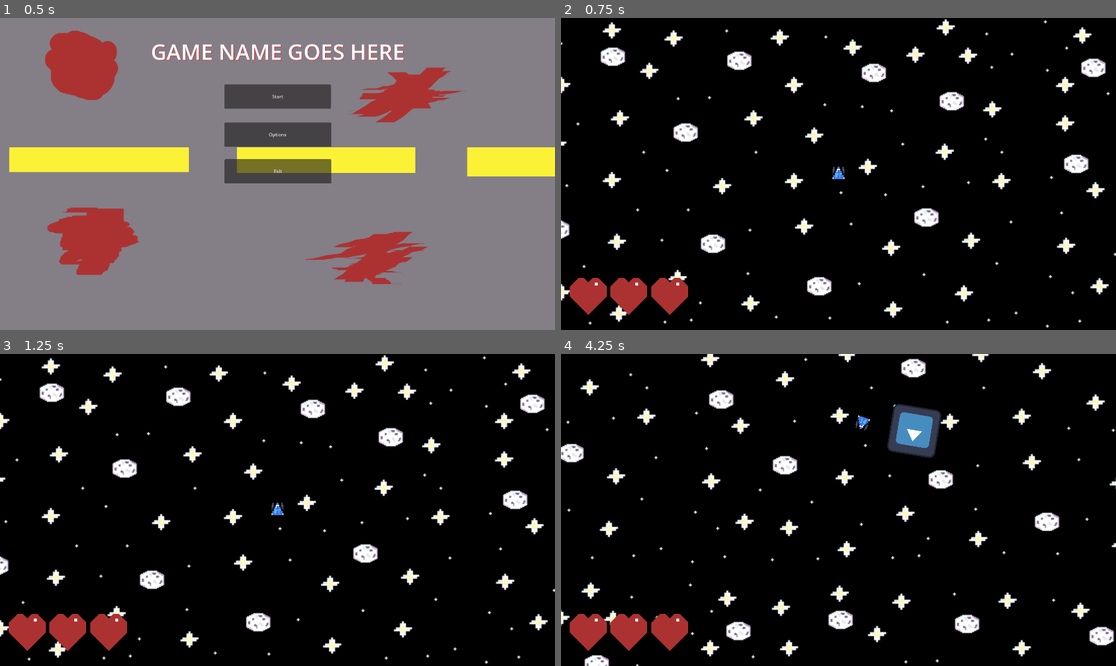
Above: before the commit, frames 1-4 (two rows, left to right).
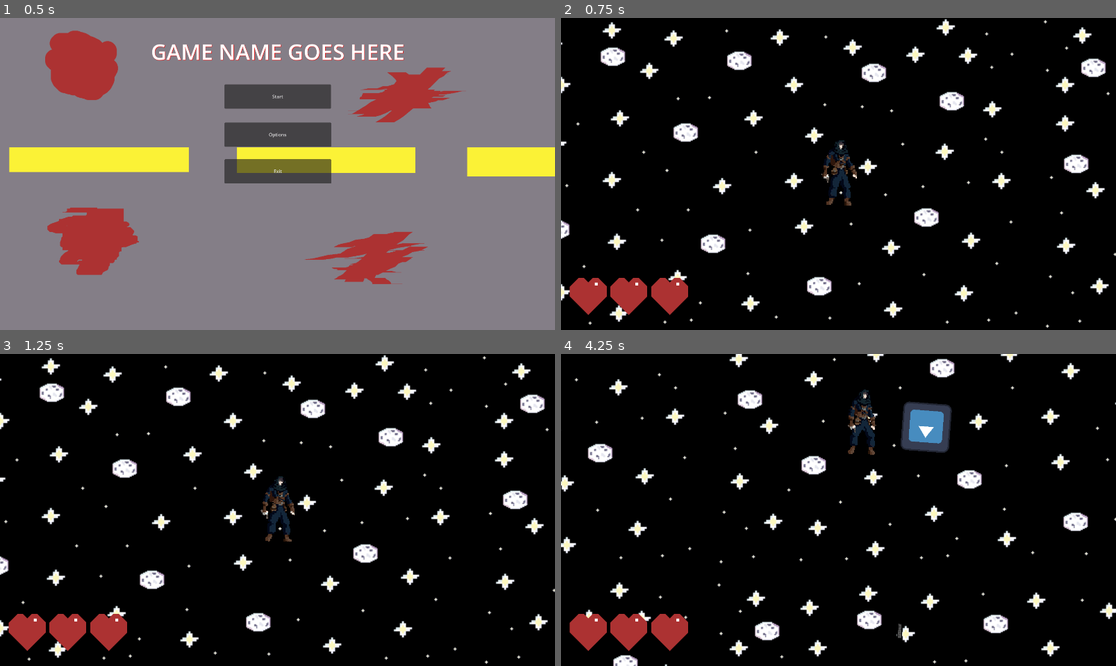
Above: after the commit, the same moments.

Repository: WhosCloak/Necroarcade-Magic-Lead
Game: Godot game, scene res://scenes/mainmenu.tscn
Same seed, same stepped clock (60 frames per second), same inputs: the game is played once before the commit and once after it. The engine's default icon, where the game draws it, is replaced by a stand-in: a white triangle on a blue panel in a dark square.
Inputs (mouse positions are in pixels of both pictures, inside the frame that each line leads up to):
- Up to frame 1 (0.5 s): no input
- Up to frame 2 (0.75 s): click "Start" at 0.5 s
- Up to frame 3 (1.25 s): no input
- Up to frame 4 (4.25 s): move the mouse to (960, 494) at 1.27 s; hold D (right) 1.28-2.03 s; click (960, 494) at 1.35 s; move the mouse to (727, 525) at 2.02 s; hold S (down) 2.03-2.78 s; click (727, 525) at 2.1 s; move the mouse to (894, 441) at 2.77 s; hold D (right) 2.78-3.53 s; click (894, 441) at 2.85 s; move the mouse to (810, 572) at 3.52 s; hold W (up) from 3.53 s (still down); click (810, 572) at 3.6 s

Frame 1 is identical in both runs. In frame 2, 0.5% of the frame differs, in the area x 46-54%, y 39-61%; in frame 3, 0.5%; in frame 4, 13%, in the area x 0-100%, y 0-100%.

Commit message:
Add animated player sprite and update collisions
Replaced player static sprite with AnimatedSprite2D using Survivor_0_Idle animation frames. Updated player collision shape to CapsuleShape2D. Set collision_layer and collision_mask to 3 for player, laser, and enemy scenes. Commented out player look_at mouse code. Added new sprite assets for idle and walk animations.

Diff:
--- a/scenes/Laser.tscn
+++ b/scenes/Laser.tscn
@@ -7,6 +7,8 @@
 size = Vector2(16, 7)
 
 [node name="laser" type="RigidBody2D"]
+collision_layer = 3
+collision_mask = 3
 gravity_scale = 0.0
 contact_monitor = true
 max_contacts_reported = 1
--- a/scenes/enemy1.tscn
+++ b/scenes/enemy1.tscn
@@ -11,6 +11,8 @@
 
 [node name="enemy1" type="CharacterBody2D" groups=["enemy"]]
 scale = Vector2(1.5, 1.5)
+collision_layer = 3
+collision_mask = 3
 script = ExtResource("1_nb0t0")
 
 [node name="CollisionShape2D" type="CollisionShape2D" parent="."]
--- a/scenes/enemy2.tscn
+++ b/scenes/enemy2.tscn
@@ -11,6 +11,8 @@
 
 [node name="enemy2" type="CharacterBody2D" groups=["enemy"]]
 scale = Vector2(2, 2)
+collision_layer = 3
+collision_mask = 3
 script = ExtResource("1_3neu4")
 
 [node name="CollisionShape2D" type="CollisionShape2D" parent="."]
--- a/scenes/enemy3.tscn
+++ b/scenes/enemy3.tscn
@@ -11,6 +11,8 @@
 
 [node name="enemy3" type="CharacterBody2D" groups=["enemy"]]
 scale = Vector2(1.5, 1.5)
+collision_layer = 3
+collision_mask = 3
 script = ExtResource("1_qupug")
 
 [node name="CollisionShape2D" type="CollisionShape2D" parent="."]
--- a/scenes/player.tscn
+++ b/scenes/player.tscn
@@ -1,21 +1,452 @@
-[gd_scene load_steps=5 format=3 uid="uid://cp3kf82ssstnc"]
-
-[ext_resource type="Texture2D" uid="uid://bh11pa8di203y" path="res://sprites/player.png" id="1_3vyb7"]
+[gd_scene load_steps=66 format=3 uid="uid://cp3kf82ssstnc"]
+
 [ext_resource type="Script" uid="uid://ddkaihgteyl1s" path="res://scripts/player.gd" id="1_g2els"]
+[ext_resource type="Texture2D" uid="uid://mdafn32lc887" path="res://sprites/Survivor_0_Idle.png" id="2_qhqgy"]
 [ext_resource type="Texture2D" uid="uid://ceaewweu3se1f" path="res://sprites/Heart.png" id="3_qhqgy"]
 
-[sub_resource type="CircleShape2D" id="CircleShape2D_qhqgy"]
+[sub_resource type="CapsuleShape2D" id="CapsuleShape2D_dqkch"]
+radius = 17.0
+height = 76.0
+
+[sub_resource type="AtlasTexture" id="AtlasTexture_qlg0r"]
+atlas = ExtResource("2_qhqgy")
+region = Rect2(0, 0, 256, 256)
+
+[sub_resource type="AtlasTexture" id="AtlasTexture_tuyoq"]
+atlas = ExtResource("2_qhqgy")
+region = Rect2(256, 0, 256, 256)
+
+[sub_resource type="AtlasTexture" id="AtlasTexture_fjrip"]
+atlas = ExtResource("2_qhqgy")
+region = Rect2(512, 0, 256, 256)
+
+[sub_resource type="AtlasTexture" id="AtlasTexture_smehm"]
+atlas = ExtResource("2_qhqgy")
+region = Rect2(768, 0, 256, 256)
+
+[sub_resource type="AtlasTexture" id="AtlasTexture_ur7pv"]
+atlas = ExtResource("2_qhqgy")
+region = Rect2(1024, 0, 256, 256)
+
+[sub_resource type="AtlasTexture" id="AtlasTexture_y4r1p"]
+atlas = ExtResource("2_qhqgy")
+region = Rect2(1280, 0, 256, 256)
+
+[sub_resource type="AtlasTexture" id="AtlasTexture_d2wvv"]
+atlas = ExtResource("2_qhqgy")
+region = Rect2(1536, 0, 256, 256)
+
+[sub_resource type="AtlasTexture" id="AtlasTexture_3v2ag"]
+atlas = ExtResource("2_qhqgy")
+region = Rect2(1792, 0, 256, 256)
+
+[sub_resource type="AtlasTexture" id="AtlasTexture_jej6c"]
+atlas = ExtResource("2_qhqgy")
+region = Rect2(0, 256, 256, 256)
+
+[sub_resource type="AtlasTexture" id="AtlasTexture_f1ej7"]
+atlas = ExtResource("2_qhqgy")
+region = Rect2(256, 256, 256, 256)
+
+[sub_resource type="AtlasTexture" id="AtlasTexture_oprun"]
+atlas = ExtResource("2_qhqgy")
+region = Rect2(512, 256, 256, 256)
+
+[sub_resource type="AtlasTexture" id="AtlasTexture_a8ls1"]
+atlas = ExtResource("2_qhqgy")
+region = Rect2(768, 256, 256, 256)
+
+[sub_resource type="AtlasTexture" id="AtlasTexture_qfm1y"]
+atlas = ExtResource("2_qhqgy")
+region = Rect2(1024, 256, 256, 256)
+
+[sub_resource type="AtlasTexture" id="AtlasTexture_fulsm"]
+atlas = ExtResource("2_qhqgy")
+region = Rect2(1280, 256, 256, 256)
+
+[sub_resource type="AtlasTexture" id="AtlasTexture_4r5pv"]
+atlas = ExtResource("2_qhqgy")
+region = Rect2(1536, 256, 256, 256)
+
+[sub_resource type="AtlasTexture" id="AtlasTexture_60mlk"]
+atlas = ExtResource("2_qhqgy")
+region = Rect2(1792, 256, 256, 256)
+
+[sub_resource type="AtlasTexture" id="AtlasTexture_i4ail"]
+atlas = ExtResource("2_qhqgy")
+region = Rect2(0, 512, 256, 256)
+
+[sub_resource type="AtlasTexture" id="AtlasTexture_a38lo"]
+atlas = ExtResource("2_qhqgy")
+region = Rect2(256, 512, 256, 256)
+
+[sub_resource type="AtlasTexture" id="AtlasTexture_4ni07"]
+atlas = ExtResource("2_qhqgy")
+region = Rect2(512, 512, 256, 256)
+
+[sub_resource type="AtlasTexture" id="AtlasTexture_l71n6"]
+atlas = ExtResource("2_qhqgy")
+region = Rect2(768, 512, 256, 256)
+
+[sub_resource type="AtlasTexture" id="AtlasTexture_ke2ow"]
+atlas = ExtResource("2_qhqgy")
+region = Rect2(1024, 512, 256, 256)
+
+[sub_resource type="AtlasTexture" id="AtlasTexture_ujl30"]
+atlas = ExtResource("2_qhqgy")
+region = Rect2(1280, 512, 256, 256)
+
+[sub_resource type="AtlasTexture" id="AtlasTexture_31cv2"]
+atlas = ExtResource("2_qhqgy")
+region = Rect2(1536, 512, 256, 256)
+
+[sub_resource type="AtlasTexture" id="AtlasTexture_pf23h"]
+atlas = ExtResource("2_qhqgy")
+region = Rect2(1792, 512, 256, 256)
+
+[sub_resource type="AtlasTexture" id="AtlasTexture_dt7fs"]
+atlas = ExtResource("2_qhqgy")
+region = Rect2(0, 768, 256, 256)
+
+[sub_resource type="AtlasTexture" id="AtlasTexture_wqfne"]
+atlas = ExtResource("2_qhqgy")
+region = Rect2(256, 768, 256, 256)
+
+[sub_resource type="AtlasTexture" id="AtlasTexture_wnwbv"]
+atlas = ExtResource("2_qhqgy")
+region = Rect2(512, 768, 256, 256)
+
+[sub_resource type="AtlasTexture" id="AtlasTexture_gl8cc"]
+atlas = ExtResource("2_qhqgy")
+region = Rect2(768, 768, 256, 256)
+
+[sub_resource type="AtlasTexture" id="AtlasTexture_487ah"]
+atlas = ExtResource("2_qhqgy")
+region = Rect2(1024, 768, 256, 256)
+
+[sub_resource type="AtlasTexture" id="AtlasTexture_md1ol"]
+atlas = ExtResource("2_qhqgy")
+region = Rect2(1280, 768, 256, 256)
+
+[sub_resource type="AtlasTexture" id="AtlasTexture_bj30b"]
+atlas = ExtResource("2_qhqgy")
+region = Rect2(1536, 768, 256, 256)
+
+[sub_resource type="AtlasTexture" id="AtlasTexture_jc3p3"]
+atlas = ExtResource("2_qhqgy")
+region = Rect2(1792, 768, 256, 256)
+
+[sub_resource type="AtlasTexture" id="AtlasTexture_hax0n"]
+atlas = ExtResource("2_qhqgy")
+region = Rect2(0, 1024, 256, 256)
+
+[sub_resource type="AtlasTexture" id="AtlasTexture_t4otl"]
+atlas = ExtResource("2_qhqgy")
+region = Rect2(256, 1024, 256, 256)
+
+[sub_resource type="AtlasTexture" id="AtlasTexture_j2b1d"]
+atlas = ExtResource("2_qhqgy")
+region = Rect2(512, 1024, 256, 256)
+
+[sub_resource type="AtlasTexture" id="AtlasTexture_cs1tg"]
+atlas = ExtResource("2_qhqgy")
+region = Rect2(768, 1024, 256, 256)
+
+[sub_resource type="AtlasTexture" id="AtlasTexture_2dvfe"]
+atlas = ExtResource("2_qhqgy")
+region = Rect2(1024, 1024, 256, 256)
+
+[sub_resource type="AtlasTexture" id="AtlasTexture_giy8y"]
+atlas = ExtResource("2_qhqgy")
+region = Rect2(1280, 1024, 256, 256)
+
+[sub_resource type="AtlasTexture" id="AtlasTexture_fdfoy"]
+atlas = ExtResource("2_qhqgy")
+region = Rect2(1536, 1024, 256, 256)
+
+[sub_resource type="AtlasTexture" id="AtlasTexture_hhpqf"]
+atlas = ExtResource("2_qhqgy")
+region = Rect2(1792, 1024, 256, 256)
+
+[sub_resource type="AtlasTexture" id="AtlasTexture_g5jhy"]
+atlas = ExtResource("2_qhqgy")
+region = Rect2(0, 1280, 256, 256)
+
+[sub_resource type="AtlasTexture" id="AtlasTexture_holxr"]
+atlas = ExtResource("2_qhqgy")
+region = Rect2(256, 1280, 256, 256)
+
+[sub_resource type="AtlasTexture" id="AtlasTexture_mx1m4"]
+atlas = ExtResource("2_qhqgy")
+region = Rect2(512, 1280, 256, 256)
+
+[sub_resource type="AtlasTexture" id="AtlasTexture_4gjji"]
+atlas = ExtResource("2_qhqgy")
+region = Rect2(768, 1280, 256, 256)
+
+[sub_resource type="AtlasTexture" id="AtlasTexture_u2ulf"]
+atlas = ExtResource("2_qhqgy")
+region = Rect2(1024, 1280, 256, 256)
+
+[sub_resource type="AtlasTexture" id="AtlasTexture_6e8lb"]
+atlas = ExtResource("2_qhqgy")
+region = Rect2(1280, 1280, 256, 256)
+
+[sub_resource type="AtlasTexture" id="AtlasTexture_2gdjj"]
+atlas = ExtResource("2_qhqgy")
+region = Rect2(1536, 1280, 256, 256)
+
+[sub_resource type="AtlasTexture" id="AtlasTexture_sc3ue"]
+atlas = ExtResource("2_qhqgy")
+region = Rect2(1792, 1280, 256, 256)
+
+[sub_resource type="AtlasTexture" id="AtlasTexture_lxlsd"]
+atlas = ExtResource("2_qhqgy")
+region = Rect2(0, 1536, 256, 256)
+
+[sub_resource type="AtlasTexture" id="AtlasTexture_ha2mi"]
+atlas = ExtResource("2_qhqgy")
+region = Rect2(256, 1536, 256, 256)
+
+[sub_resource type="AtlasTexture" id="AtlasTexture_apa73"]
+atlas = ExtResource("2_qhqgy")
+region = Rect2(512, 1536, 256, 256)
+
+[sub_resource type="AtlasTexture" id="AtlasTexture_74r1k"]
+atlas = ExtResource("2_qhqgy")
+region = Rect2(768, 1536, 256, 256)
+
+[sub_resource type="AtlasTexture" id="AtlasTexture_8svfe"]
+atlas = ExtResource("2_qhqgy")
+region = Rect2(1024, 1536, 256, 256)
+
+[sub_resource type="AtlasTexture" id="AtlasTexture_2a3c5"]
+atlas = ExtResource("2_qhqgy")
+region = Rect2(1280, 1536, 256, 256)
+
+[sub_resource type="AtlasTexture" id="AtlasTexture_42b1b"]
+atlas = ExtResource("2_qhqgy")
+region = Rect2(1536, 1536, 256, 256)
+
+[sub_resource type="AtlasTexture" id="AtlasTexture_h7ic4"]
+atlas = ExtResource("2_qhqgy")
+region = Rect2(1792, 1536, 256, 256)
+
+[sub_resource type="AtlasTexture" id="AtlasTexture_au7lq"]
+atlas = ExtResource("2_qhqgy")
+region = Rect2(0, 1792, 256, 256)
+
+[sub_resource type="AtlasTexture" id="AtlasTexture_nubpm"]
+atlas = ExtResource("2_qhqgy")
+region = Rect2(256, 1792, 256, 256)
+
+[sub_resource type="AtlasTexture" id="AtlasTexture_ua5cf"]
+atlas = ExtResource("2_qhqgy")
+region = Rect2(512, 1792, 256, 256)
+
+[sub_resource type="AtlasTexture" id="AtlasTexture_51ujp"]
+atlas = ExtResource("2_qhqgy")
+region = Rect2(768, 1792, 256, 256)
+
+[sub_resource type="SpriteFrames" id="SpriteFrames_tk41t"]
+animations = [{
+"frames": [{
+"duration": 1.0,
+"texture": SubResource("AtlasTexture_qlg0r")
+}, {
+"duration": 1.0,
+"texture": SubResource("AtlasTexture_tuyoq")
+}, {
+"duration": 1.0,
+"texture": SubResource("AtlasTexture_fjrip")
+}, {
+"duration": 1.0,
+"texture": SubResource("AtlasTexture_smehm")
+}, {
+"duration": 1.0,
+"texture": SubResource("AtlasTexture_ur7pv")
+}, {
+"duration": 1.0,
+"texture": SubResource("AtlasTexture_y4r1p")
+}, {
+"duration": 1.0,
+"texture": SubResource("AtlasTexture_d2wvv")
+}, {
+"duration": 1.0,
+"texture": SubResource("AtlasTexture_3v2ag")
+}, {
+"duration": 1.0,
+"texture": SubResource("AtlasTexture_jej6c")
+}, {
+"duration": 1.0,
+"texture": SubResource("AtlasTexture_f1ej7")
+}, {
+"duration": 1.0,
+"texture": SubResource("AtlasTexture_oprun")
+}, {
+"duration": 1.0,
+"texture": SubResource("AtlasTexture_a8ls1")
+}, {
+"duration": 1.0,
+"texture": SubResource("AtlasTexture_qfm1y")
+}, {
+"duration": 1.0,
+"texture": SubResource("AtlasTexture_fulsm")
+}, {
+"duration": 1.0,
+"texture": SubResource("AtlasTexture_4r5pv")
+}, {
+"duration": 1.0,
+"texture": SubResource("AtlasTexture_60mlk")
+}, {
+"duration": 1.0,
+"texture": SubResource("AtlasTexture_i4ail")
+}, {
+"duration": 1.0,
+"texture": SubResource("AtlasTexture_a38lo")
+}, {
+"duration": 1.0,
+"texture": SubResource("AtlasTexture_4ni07")
+}, {
+"duration": 1.0,
+"texture": SubResource("AtlasTexture_l71n6")
+}, {
+"duration": 1.0,
+"texture": SubResource("AtlasTexture_ke2ow")
+}, {
+"duration": 1.0,
+"texture": SubResource("AtlasTexture_ujl30")
+}, {
+"duration": 1.0,
+"texture": SubResource("AtlasTexture_31cv2")
+}, {
+"duration": 1.0,
+"texture": SubResource("AtlasTexture_pf23h")
+}, {
+"duration": 1.0,
+"texture": SubResource("AtlasTexture_dt7fs")
+}, {
+"duration": 1.0,
+"texture": SubResource("AtlasTexture_wqfne")
+}, {
+"duration": 1.0,
+"texture": SubResource("AtlasTexture_wnwbv")
+}, {
+"duration": 1.0,
+"texture": SubResource("AtlasTexture_gl8cc")
+}, {
+"duration": 1.0,
+"texture": SubResource("AtlasTexture_487ah")
+}, {
+"duration": 1.0,
+"texture": SubResource("AtlasTexture_md1ol")
+}, {
+"duration": 1.0,
+"texture": SubResource("AtlasTexture_bj30b")
+}, {
+"duration": 1.0,
+"texture": SubResource("AtlasTexture_jc3p3")
+}, {
+"duration": 1.0,
+"texture": SubResource("AtlasTexture_hax0n")
+}, {
+"duration": 1.0,
+"texture": SubResource("AtlasTexture_t4otl")
+}, {
+"duration": 1.0,
+"texture": SubResource("AtlasTexture_j2b1d")
+}, {
+"duration": 1.0,
+"texture": SubResource("AtlasTexture_cs1tg")
+}, {
+"duration": 1.0,
+"texture": SubResource("AtlasTexture_2dvfe")
+}, {
+"duration": 1.0,
+"texture": SubResource("AtlasTexture_giy8y")
+}, {
+"duration": 1.0,
+"texture": SubResource("AtlasTexture_fdfoy")
+}, {
+"duration": 1.0,
+"texture": SubResource("AtlasTexture_hhpqf")
+}, {
+"duration": 1.0,
+"texture": SubResource("AtlasTexture_g5jhy")
+}, {
+"duration": 1.0,
+"texture": SubResource("AtlasTexture_holxr")
+}, {
+"duration": 1.0,
+"texture": SubResource("AtlasTexture_mx1m4")
+}, {
+"duration": 1.0,
+"texture": SubResource("AtlasTexture_4gjji")
+}, {
+"duration": 1.0,
+"texture": SubResource("AtlasTexture_u2ulf")
+}, {
+"duration": 1.0,
+"texture": SubResource("AtlasTexture_6e8lb")
+}, {
+"duration": 1.0,
+"texture": SubResource("AtlasTexture_2gdjj")
+}, {
+"duration": 1.0,
+"texture": SubResource("AtlasTexture_sc3ue")
+}, {
+"duration": 1.0,
+"texture": SubResource("AtlasTexture_lxlsd")
+}, {
+"duration": 1.0,
+"texture": SubResource("AtlasTexture_ha2mi")
+}, {
+"duration": 1.0,
+"texture": SubResource("AtlasTexture_apa73")
+}, {
+"duration": 1.0,
+"texture": SubResource("AtlasTexture_74r1k")
+}, {
+"duration": 1.0,
+"texture": SubResource("AtlasTexture_8svfe")
+}, {
+"duration": 1.0,
+"texture": SubResource("AtlasTexture_2a3c5")
+}, {
+"duration": 1.0,
+"texture": SubResource("AtlasTexture_42b1b")
+}, {
+"duration": 1.0,
+"texture": SubResource("AtlasTexture_h7ic4")
+}, {
+"duration": 1.0,
+"texture": SubResource("AtlasTexture_au7lq")
+}, {
+"duration": 1.0,
+"texture": SubResource("AtlasTexture_nubpm")
+}, {
+"duration": 1.0,
+"texture": SubResource("AtlasTexture_ua5cf")
+}, {
+"duration": 1.0,
+"texture": SubResource("AtlasTexture_51ujp")
+}],
+"loop": true,
+"name": &"default",
+"speed": 10.0
+}]
 
 [node name="player" type="CharacterBody2D" groups=["player"]]
 script = ExtResource("1_g2els")
 
 [node name="CollisionShape2D" type="CollisionShape2D" parent="."]
-shape = SubResource("CircleShape2D_qhqgy")
-
-[node name="Sprite2D" type="Sprite2D" parent="."]
+shape = SubResource("CapsuleShape2D_dqkch")
+
+[node name="AnimatedSprite2D" type="AnimatedSprite2D" parent="."]
 texture_filter = 1
-rotation = 1.5708
-texture = ExtResource("1_3vyb7")
+position = Vector2(0, 29.37)
+sprite_frames = SubResource("SpriteFrames_tk41t")
+autoplay = "default"
 
 [node name="Camera2D" type="Camera2D" parent="."]
 position_smoothing_enabled = true
--- a/scripts/player.gd
+++ b/scripts/player.gd
@@ -24,7 +24,7 @@
 	var input_vector = Input.get_vector("left", "right", "up", "down")
 	velocity = input_vector.normalized() * speed
 	move_and_slide()
-	look_at(get_global_mouse_position())
+	#look_at(get_global_mouse_position())
 	if Input.is_action_just_pressed("fire"):
 		fire()
 
Binary file added: sprites/Survivor_0_Idle.png
Not shown, added: sprites/Survivor_0_Idle.png.import
Binary file added: sprites/Survivor_1_Walk.png
Not shown, added: sprites/Survivor_1_Walk.png.import
